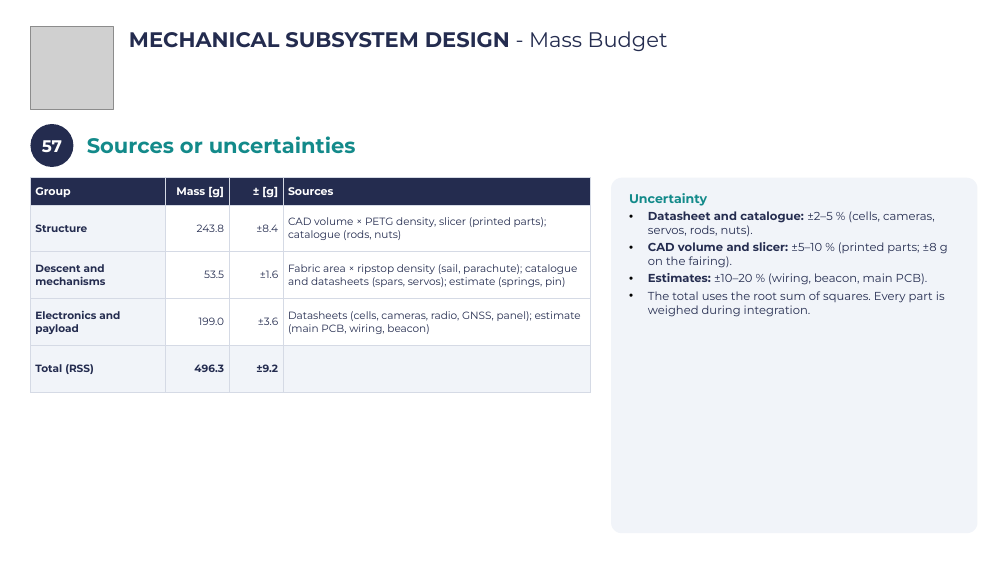
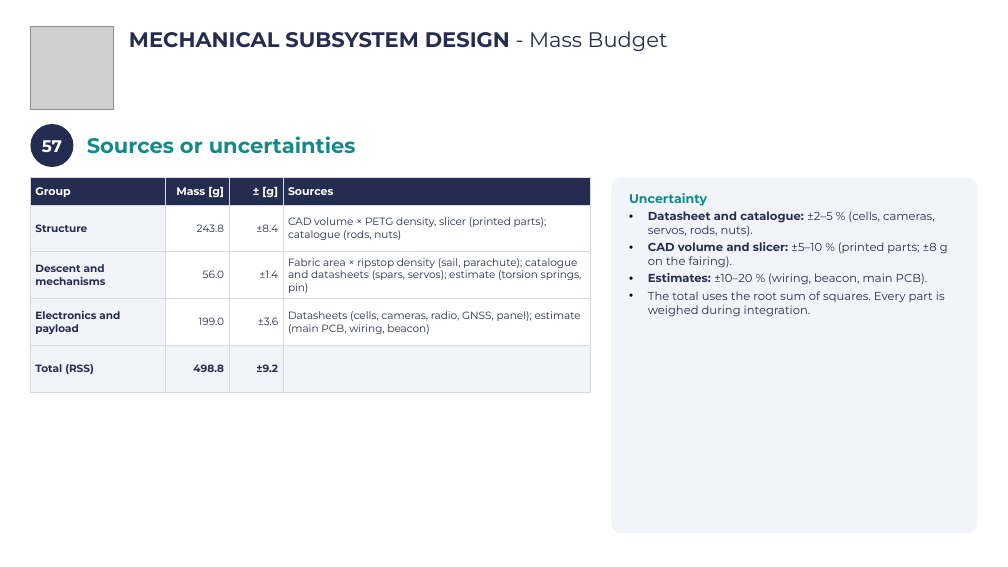
Before and after one commit to Caetano18/proyecto, a slide deck: slide 60 of cansat_pdr/laminas_plantilla/CanSat_PDR_Hermes_completo.pptx. Drawn at 1008x567 pixels with LibreOffice and Linux fonts; fonts in the diff are those of the drawing; grey boxes stand for pictures; background and template pictures are left out. Boxes give left, top, right and bottom in pixels: in the first picture for what was removed or moved away, otherwise in the second. Text is boxed around its words. In the diff, an @@ line names an element or a change of style, - is before the commit and + after.

```diff
--- a/cansat_pdr/laminas_plantilla/CanSat_PDR_Hermes_completo.pptx
+++ b/cansat_pdr/laminas_plantilla/CanSat_PDR_Hermes_completo.pptx
@@ table at bbox=[30, 178, 591, 392] @@
-row 3: Descent and mechanisms | 53.5 | ±1.6 | Fabric area × ripstop density (sail, parachute); catalogue and datasheets (spars, servos); estimate (springs, pin)
+row 3: Descent and mechanisms | 56.0 | ±1.4 | Fabric area × ripstop density (sail, parachute); catalogue and datasheets (spars, servos); estimate (torsion springs, pin)
-row 5, column 2: 496.3
+row 5, column 2: 498.8
```
Also in this commit, not shown: 13 other slides changed, 23 other files.
